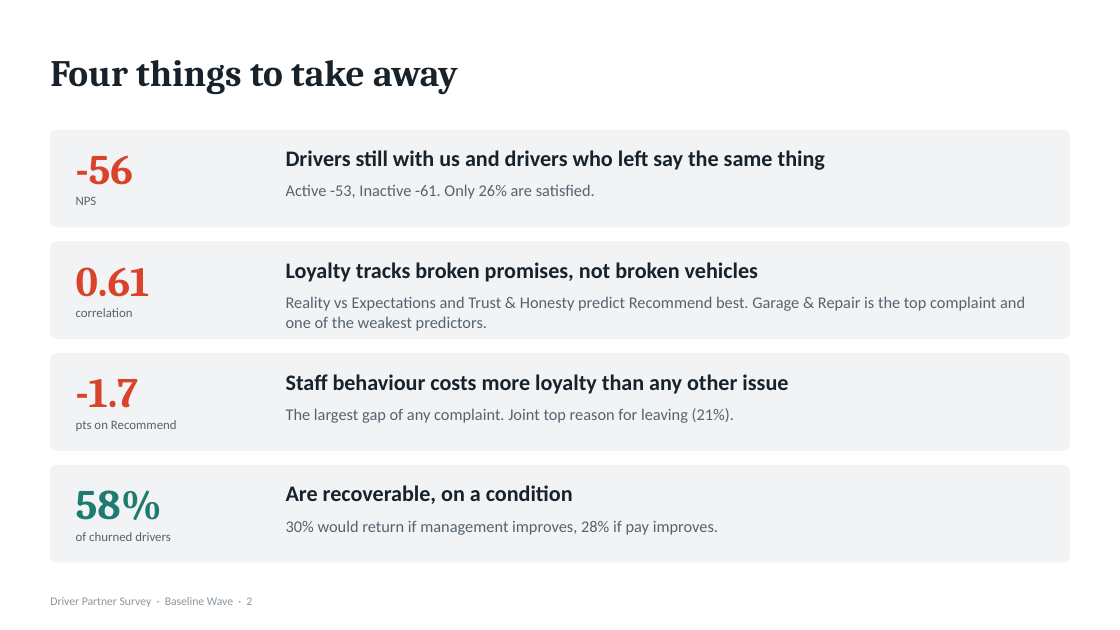
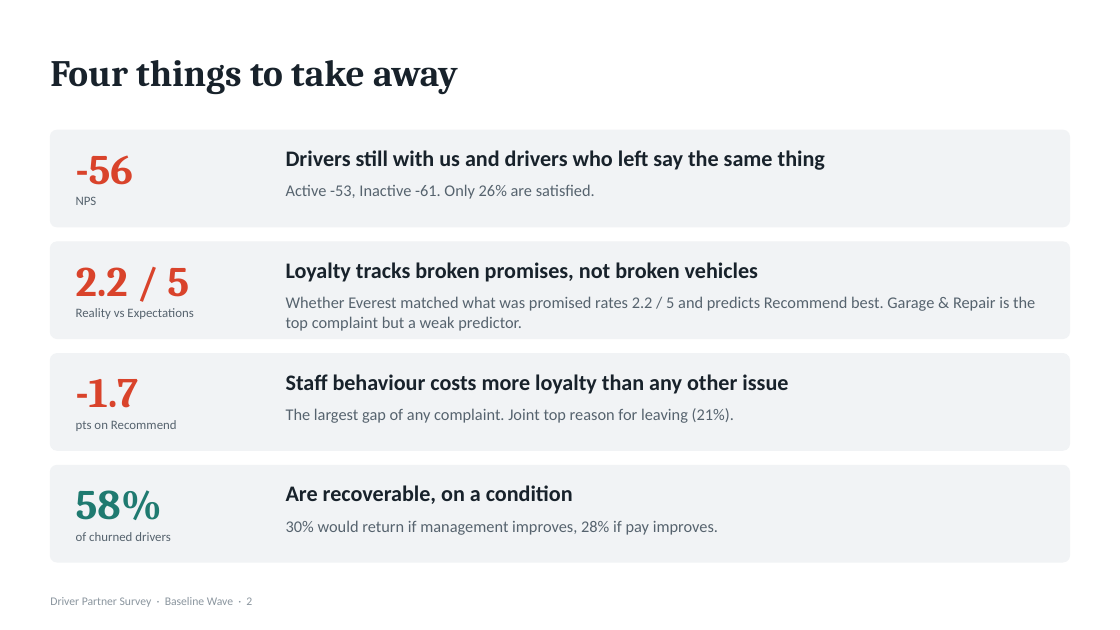
Before and after one commit to puns09/1st, a slide deck: slide 2 of decks/Everest_Driver_Survey_Baseline_CXO.pptx. Drawn at 1120x630 pixels with LibreOffice and Linux fonts; fonts in the diff are those of the drawing. Boxes give left, top, right and bottom in pixels: in the first picture for what was removed or moved away, otherwise in the second. Text is boxed around its words. In the diff, an @@ line names an element or a change of style, - is before the commit and + after.

```diff
--- a/decks/Everest_Driver_Survey_Baseline_CXO.pptx
+++ b/decks/Everest_Driver_Survey_Baseline_CXO.pptx
@@ text at (x1=76, y1=267, x2=189, y2=297): text changed @@
-0.61
+2.2 / 5
@@ text at (x1=286, y1=296, x2=1035, y2=331): text changed @@
-Reality vs Expectations and Trust & Honesty predict Recommend best. Garage & Repair is the top complaint and one of the weakest predictors.
+Whether Everest matched what was promised rates 2.2 / 5 and predicts Recommend best. Garage & Repair is the top complaint but a weak predictor.
@@ text at (x1=76, y1=308, x2=193, y2=319): text changed @@
-correlation
+Reality vs Expectations
```
Also in this commit, not shown: 6 other slides changed, 7 slides added.
